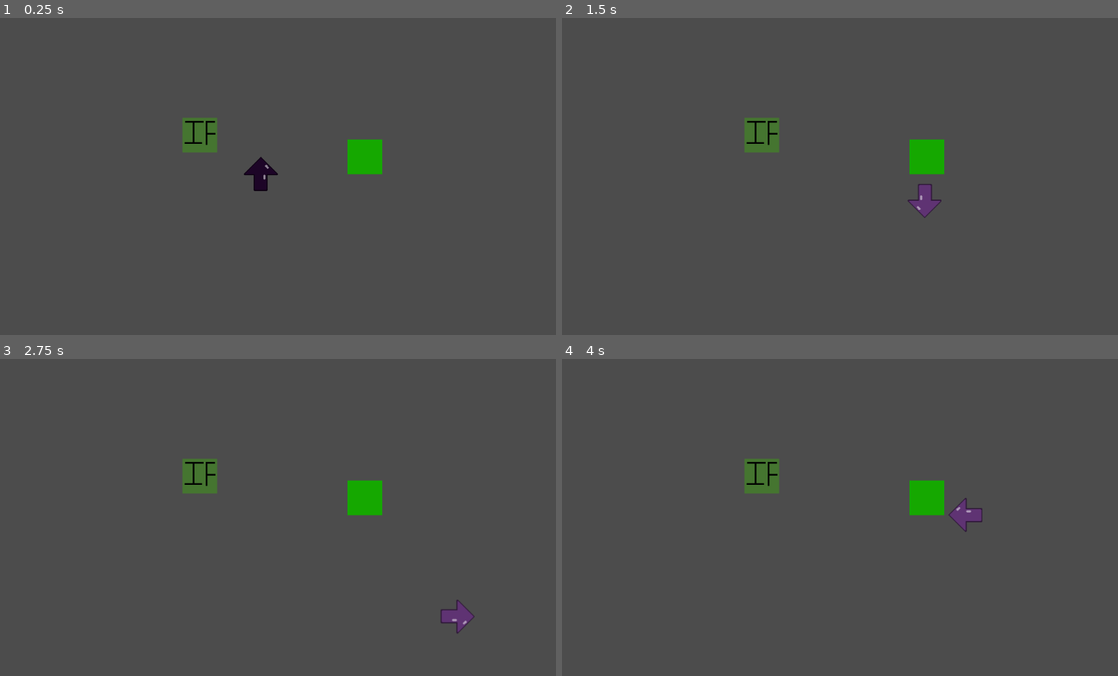
Above: before the commit, frames 1-4 (two rows, left to right).
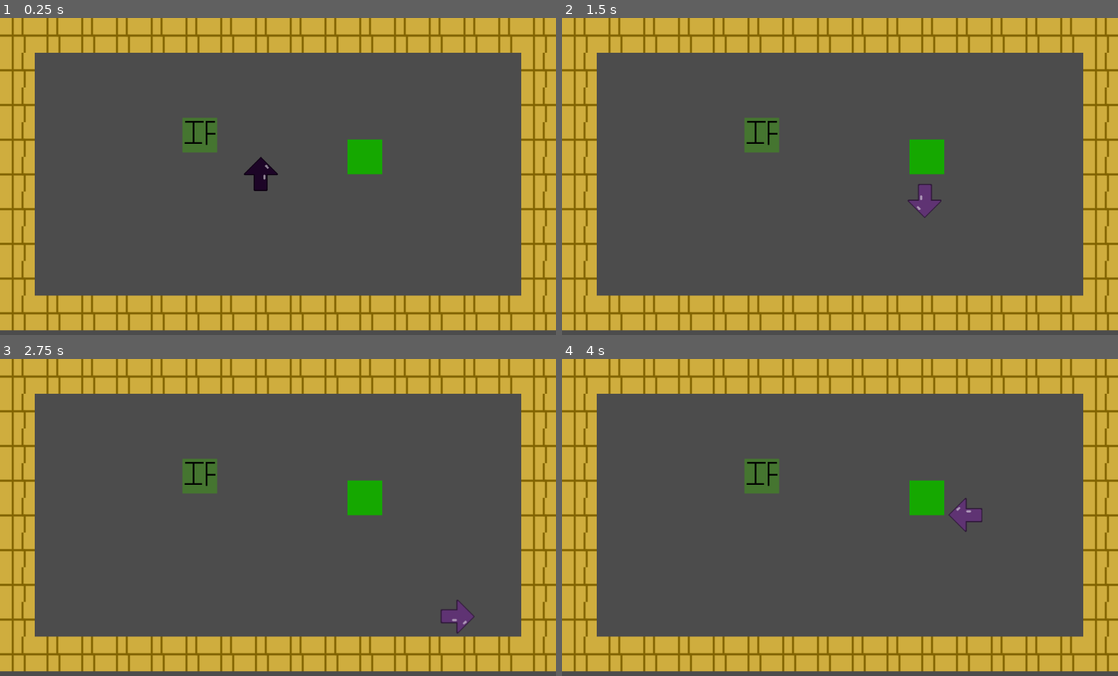
Above: after the commit, the same moments.

Repository: LiviRoseGames/DebutGameLiviRoseGodot
Game: Godot game, scene res://Game.tscn
Two runs of this game, one before a commit and one after it. Both use one fixed random seed, a clock stepped at 60 frames per second and the inputs below.
Inputs:
- Up to frame 1 (0.25 s): no input
- Up to frame 2 (1.5 s): hold D (move_right) 0.53-1.28 s; hold S (move_down) from 1.28 s (still down)
- Up to frame 3 (2.75 s): release S (move_down) at 2.03 s; hold D (move_right) from 2.03 s (still down)
- Up to frame 4 (4 s): release D (move_right) at 2.78 s; hold W (move_up) 2.78-3.53 s; hold A (move_left) from 3.53 s (still down)

The runs differ from the first frame. In frame 1, 32% of the frame differs, in the area x 0-100%, y 0-99%; in frame 2, 32%; in frame 3, 32%; in frame 4, 32%.

Commit message:
Made Wall
Wall has working collision

It's ugly though

Diff:
--- a/DebutGame/Game.tscn
+++ b/DebutGame/Game.tscn
@@ -1,8 +1,35 @@
-[gd_scene load_steps=4 format=2]
+[gd_scene load_steps=7 format=2]
 
 [ext_resource path="res://Player/Player.tscn" type="PackedScene" id=1]
 [ext_resource path="res://Blocks/PhysicsBox.tscn" type="PackedScene" id=2]
 [ext_resource path="res://Blocks/Platform.tscn" type="PackedScene" id=3]
+[ext_resource path="res://Art/wall.png" type="Texture" id=4]
+
+[sub_resource type="ConvexPolygonShape2D" id=1]
+points = PoolVector2Array( 64, 64, 0, 64, 0, 0, 64, 0 )
+
+[sub_resource type="TileSet" id=2]
+0/name = "wall.png 0"
+0/texture = ExtResource( 4 )
+0/tex_offset = Vector2( 0, 0 )
+0/modulate = Color( 1, 1, 1, 1 )
+0/region = Rect2( 0, 0, 64, 64 )
+0/tile_mode = 0
+0/occluder_offset = Vector2( 0, 0 )
+0/navigation_offset = Vector2( 0, 0 )
+0/shape_offset = Vector2( 0, 0 )
+0/shape_transform = Transform2D( 1, 0, 0, 1, 0, 0 )
+0/shape = SubResource( 1 )
+0/shape_one_way = false
+0/shape_one_way_margin = 1.0
+0/shapes = [ {
+"autotile_coord": Vector2( 0, 0 ),
+"one_way": false,
+"one_way_margin": 1.0,
+"shape": SubResource( 1 ),
+"shape_transform": Transform2D( 1, 0, 0, 1, 0, 0 )
+} ]
+0/z_index = 0
 
 [node name="Game" type="Node2D"]
 
@@ -14,3 +41,9 @@
 
 [node name="Player" parent="." instance=ExtResource( 1 )]
 position = Vector2( 448, 256 )
+
+[node name="TileMap" type="TileMap" parent="."]
+tile_set = SubResource( 2 )
+show_collision = true
+format = 1
+tile_data = PoolIntArray( 0, 0, 0, 1, 0, 0, 2, 0, 0, 3, 0, 0, 4, 0, 0, 5, 0, 0, 6, 0, 0, 7, 0, 0, 8, 0, 0, 9, 0, 0, 10, 0, 0, 11, 0, 0, 12, 0, 0, 13, 0, 0, 14, 0, 0, 15, 0, 0, 65536, 0, 0, 65551, 0, 0, 131072, 0, 0, 131087, 0, 0, 196608, 0, 0, 196623, 0, 0, 262144, 0, 0, 262159, 0, 0, 327680, 0, 0, 327695, 0, 0, 393216, 0, 0, 393231, 0, 0, 458752, 0, 0, 458767, 0, 0, 524288, 0, 0, 524289, 0, 0, 524290, 0, 0, 524291, 0, 0, 524292, 0, 0, 524293, 0, 0, 524294, 0, 0, 524295, 0, 0, 524296, 0, 0, 524297, 0, 0, 524298, 0, 0, 524299, 0, 0, 524300, 0, 0, 524301, 0, 0, 524302, 0, 0, 524303, 0, 0 )
Binary file added: DebutGame/Art/wall.png
Not shown, added: DebutGame/Art/wall.png.import
